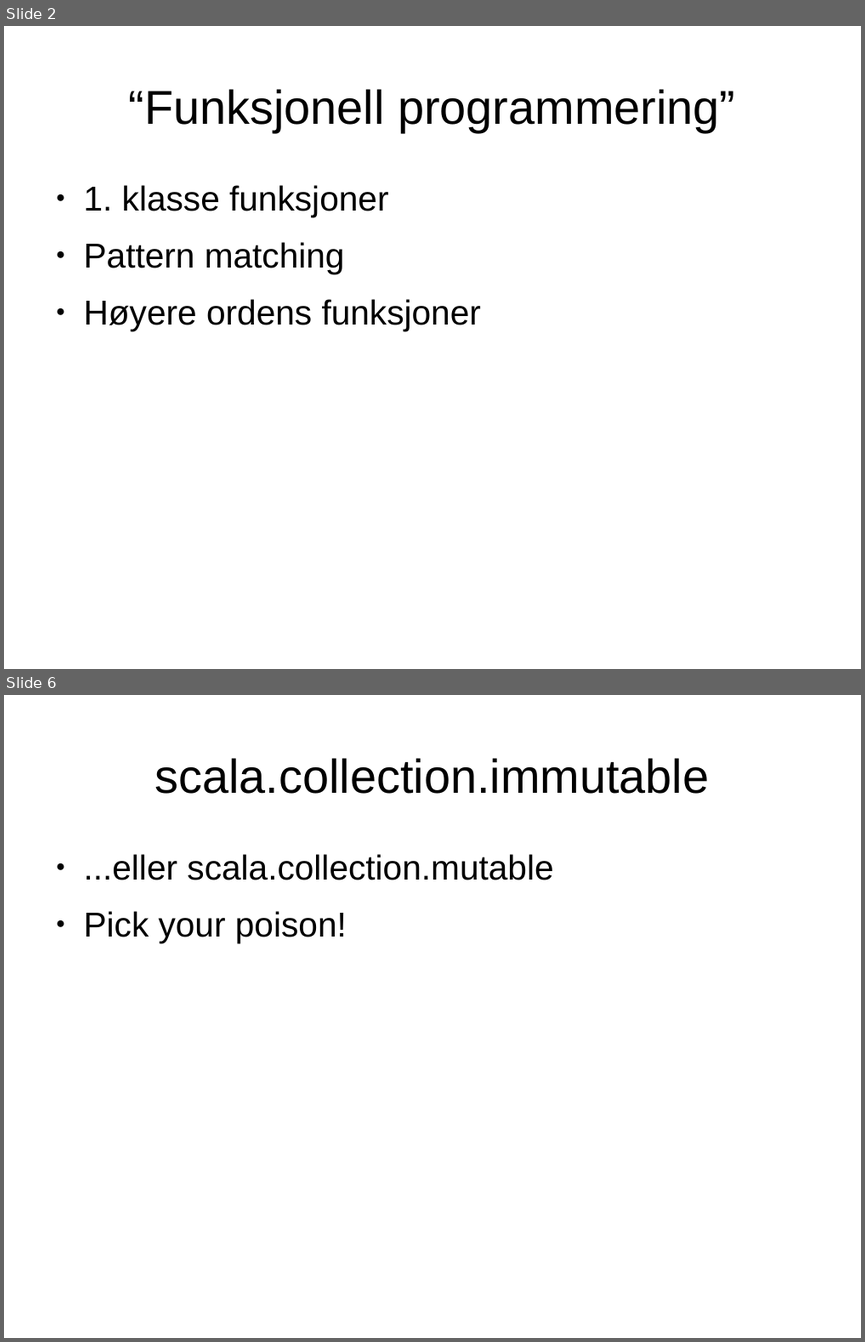
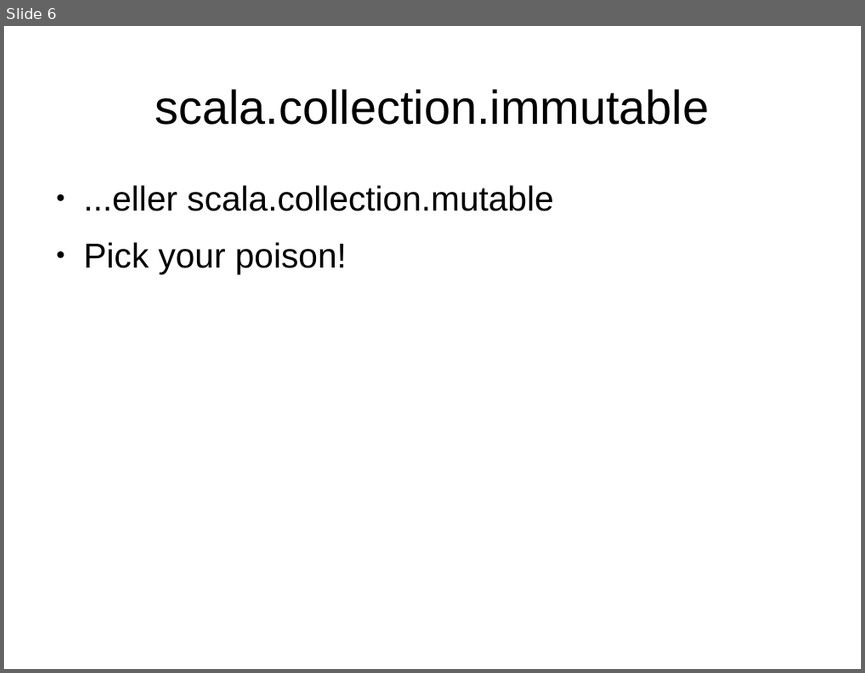
Before and after one commit to javaBin/scala-training-slides, a slide deck: 1.7 - funksjonell_programmering.odp. Shown one above the other, each under a label of ours: slides 2 and 6 before the commit, slide 6 after it; the slides between them are not shown. The pictures are 865x1342 and 865x673 pixels, drawn with LibreOffice and Linux fonts; fonts in the diff are those of the drawing; background and template pictures are left out. Boxes give left, top, right and bottom in pixels: in the first picture for what was removed or moved away, otherwise in the second. Text is boxed around its words. In the diff, an @@ line names an element or a change of style, - is before the commit and + after.

```diff
--- a/1.7 - funksjonell_programmering.odp
+++ b/1.7 - funksjonell_programmering.odp
@@ slide 2 removed at bbox=[4, 26, 861, 669], background #FFFFFF @@
@@ title removed at bbox=[129, 89, 735, 132] @@
-“Funksjonell programmering”
@@ text removed at bbox=[84, 185, 481, 330] @@
-● 1. klasse funksjoner
-● Pattern matching
-● Høyere ordens funksjoner
```
Also in this commit, not shown: 3 slides changed, 4 slides added, 3 other slides removed.
